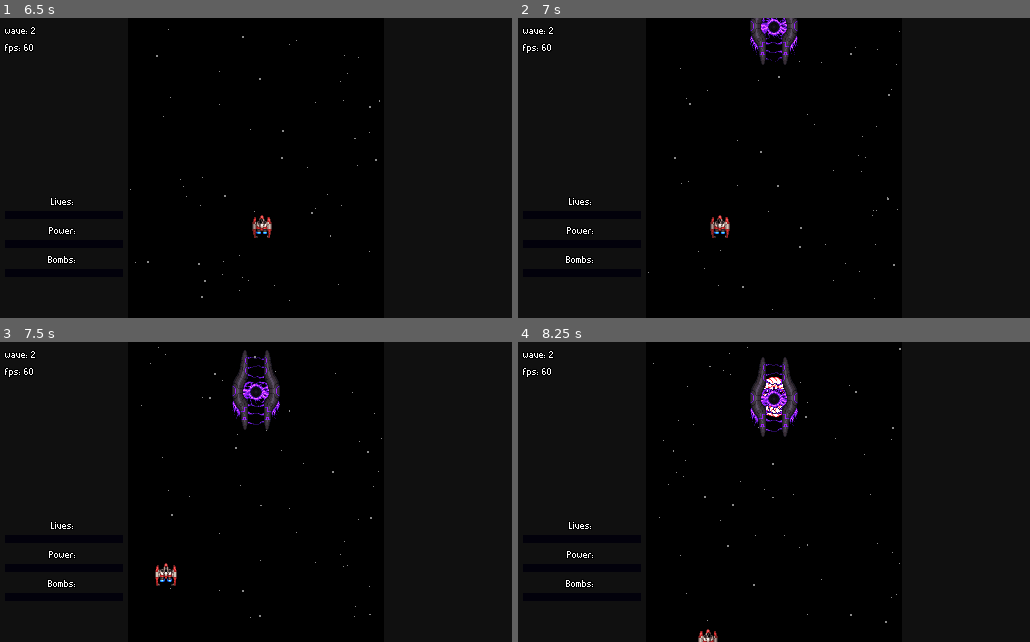
Above: before the commit, frames 1-4 (two rows, left to right).
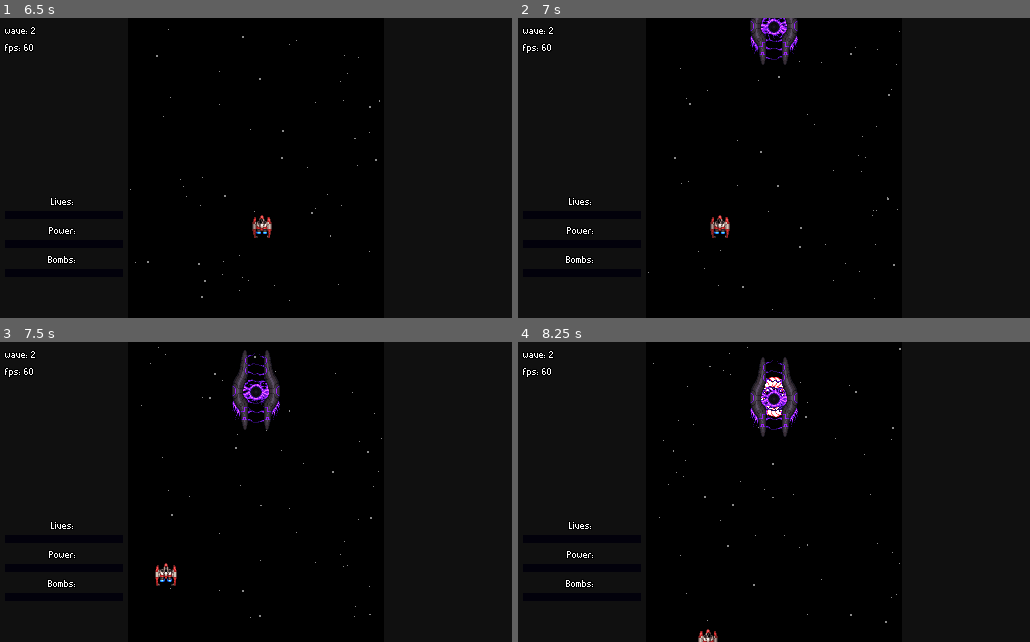
Above: after the commit, the same moments.

Repository: rockrick1/galaxy-stride
Game: Godot game, scene res://menus/main_menu.tscn
The game is run twice, just before and just after one commit, with the same random seed, the same clock (stepped at 60 frames per second) and the same inputs. Sound files missing from this copy of the repository are replaced by a short silence.
Inputs (mouse positions are in pixels of both pictures, inside the frame that each line leads up to):
- Up to frame 1 (6.5 s): click "New Game" at 0.5 s; click "New Game" at 1.25 s; move the mouse to (368, 153) at 2.02 s; hold Right (ui_right) 2.03-2.75 s; click (230, 138) at 2.75 s; move the mouse to (153, 183) at 3.52 s; hold Down (ui_down) 3.53-4.28 s; tap Enter at 4.25 s; move the mouse to (307, 102) at 4.27 s; hold Right (ui_right) 4.28-5.03 s; move the mouse to (230, 228) at 5.02 s; hold Up (ui_up) 5.03-5.78 s; move the mouse to (409, 213) at 5.77 s; hold Left (ui_left) from 5.78 s (still down)
- Up to frame 2 (7 s): keep holding Left (ui_left); move the mouse to (620, 123) at 6.52 s
- Up to frame 3 (7.5 s): move the mouse to (281, 492) at 7.27 s; release Left (ui_left) at 7.28 s; hold Down (ui_down) from 7.28 s (still down)
- Up to frame 4 (8.25 s): move the mouse to (697, 417) at 8.02 s; release Down (ui_down) at 8.03 s; hold Right (ui_right) from 8.03 s (still down)

Frame 1 is identical in both runs. In frame 2, 0.2% of the frame differs, in the area x 45-55%, y 0-15%; in frame 3, 0.4%, in the area x 45-55%, y 3-28%; in frame 4, 0.4%.

Commit message:
fixes dead boss hitbox and drop spawn rate

Diff:
--- a/characters/enemies/void4.gd
+++ b/characters/enemies/void4.gd
@@ -46,12 +46,16 @@
 
 
 func die(spawn_drops : bool):
+	if is_dead:
+		return
 	_on_ExplosionInterval_timeout()
 	$ExplosionInterval.start()
 	$BossMove.stop_all()
-	$Hitbox.disabled = true # doesn't work :/
+	$MoveTimer.stop()
+	$Hitbox.queue_free()
 	is_dead = true
 	kill_generators()
+	SfxPlayer.play_music_anim("MusicBoss", "fade_out")
 #	.die(spawn_drops)
 
 
@@ -68,7 +72,7 @@
 	var scale = Vector2(.5,.5)
 	if exploded == num_explosions:
 		offset = Vector2.ZERO
-		scale = Vector2(2,2)
+		scale = Vector2(1.6,1.6)
 	# spawns explosion, with sound
 	spawn_explosion(offset, scale, true)
 	if exploded >= num_explosions:
--- a/characters/enemies/void4.tscn
+++ b/characters/enemies/void4.tscn
@@ -43,8 +43,8 @@
 collision_mask = 3
 mode = 1
 script = ExtResource( 1 )
-HP = 100.0
-NUM_DROPS = 5
+HP = 3750.0
+NUM_DROPS = 30
 TYPE = "Melee"
 amount_to_move = 75.0
 where_to_move = 65.0
@@ -57,7 +57,7 @@
 material = ExtResource( 3 )
 frames = ExtResource( 2 )
 animation = "void4"
-frame = 3
+frame = 2
 playing = true
 
 [node name="Hitbox" type="CollisionShape2D" parent="."]
--- a/drops/drop_spawner.gd
+++ b/drops/drop_spawner.gd
@@ -6,6 +6,8 @@
 var num_drops
 var spawned_drops
 
+func _ready():
+	$Timer.wait_time = .5 / num_drops
 
 func spawn_drop():
 	var instance
--- a/scripts/sfx_player.tscn
+++ b/scripts/sfx_player.tscn
@@ -12,6 +12,34 @@
 [ext_resource path="res://assets/music/BossIntroCut.wav" type="AudioStream" id=10]
 [ext_resource path="res://assets/music/BossMain.wav" type="AudioStream" id=11]
 [ext_resource path="res://assets/sfx/Pickup__008.wav" type="AudioStream" id=12]
+
+[sub_resource type="Animation" id=1]
+resource_name = "fade_out"
+length = 3.0
+tracks/0/type = "value"
+tracks/0/path = NodePath(".:volume_db")
+tracks/0/interp = 1
+tracks/0/loop_wrap = true
+tracks/0/imported = false
+tracks/0/enabled = true
+tracks/0/keys = {
+"times": PoolRealArray( 0, 2.9, 3 ),
+"transitions": PoolRealArray( 1, 1, 1 ),
+"update": 0,
+"values": [ -10.0, -60.0, -10.0 ]
+}
+tracks/1/type = "value"
+tracks/1/path = NodePath(".:playing")
+tracks/1/interp = 1
+tracks/1/loop_wrap = true
+tracks/1/imported = false
+tracks/1/enabled = true
+tracks/1/keys = {
+"times": PoolRealArray( 2.8 ),
+"transitions": PoolRealArray( 1 ),
+"update": 1,
+"values": [ false ]
+}
 
 [sub_resource type="Animation" id=2]
 resource_name = "fade_to_boss"
@@ -96,6 +124,9 @@
 stream = ExtResource( 11 )
 volume_db = -10.0
 
+[node name="Animation" type="AnimationPlayer" parent="MusicBoss"]
+anims/fade_out = SubResource( 1 )
+
 [node name="MusicStage" type="AudioStreamPlayer" parent="."]
 stream = ExtResource( 9 )
 volume_db = -10.0
Not shown: 3 places in scripts/sfx_player.tscn that only renumber resources
